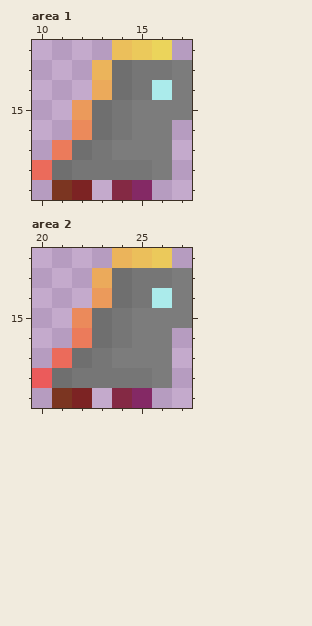
Pixel-art file -- imagesTwo/AvatarTileset.aseprite. Above, as it was before the edit.
80x80 pixels, 1 frame. Colours within 5 levels of each other are drawn and written as one. Shown: area 1: x 10..17, y 12..19; area 2: x 20..27, y 12..19. The commit also changed other parts of the picture, which this record leaves out.
Once edited:
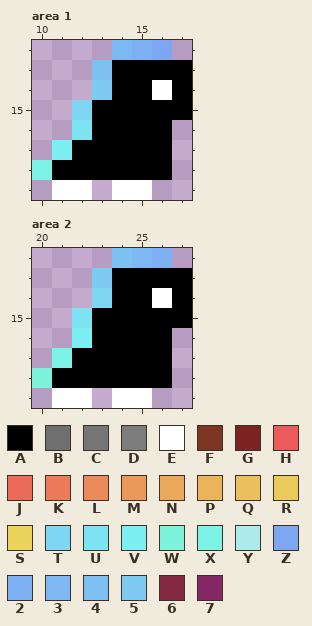
Palette (. is transparent): A #000000  B #6f6f6f  C #767676  D #7c7c7c  E #ffffff  F #7b3521  G #7c2323  H #eb5b5b  J #eb6b5b  K #eb7b5b  L #eb8a5b  M #eb9a5b  N #ebaa5b  P #ebb45b  Q #ebbf5b  R #ebc95b  S #ebd45b  T #7dd6f2  U #7de3f2  V #7deff2  W #7df2da  X #7df2e7  Y #abebeb  Z #7da7f2  2 #7db0f2  3 #7db8f2  4 #7dc1f2  5 #7dc9f2  6 #842944  7 #842965
Changes in this commit:
Changed rows in their new state; - is an unchanged pixel.
Area 1, layers "Dahlia's Work", "Josiah's Work #2":
first column x 10:
12 ----32Z-
13 ---4AAAA
14 ---5AAEA
15 --TAAAAA
16 --UAAAA-
17 -VAAAAA-
18 XAAAAAA-
19 -EE-EE--
Area 2, layers "Dahlia's Work", "Josiah's Work #2":
first column x 20:
12 ----432-
13 ---5AAAA
14 ---TAAEA
15 --UAAAAA
16 --VAAAA-
17 -XAAAAA-
18 WAAAAAA-
19 -EE-EE--
Pixel boxes of the changes (left, top, right, bottom) in both pictures:
changed: (32, 40, 192, 200)
changed: (32, 248, 192, 408)
